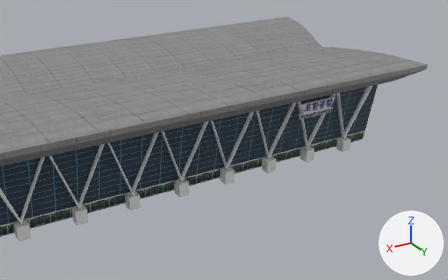
What one commit did to the glTF model PackageSources/Scenery/airport-rkth-pohang/modellib/terminal/terminal.gltf.
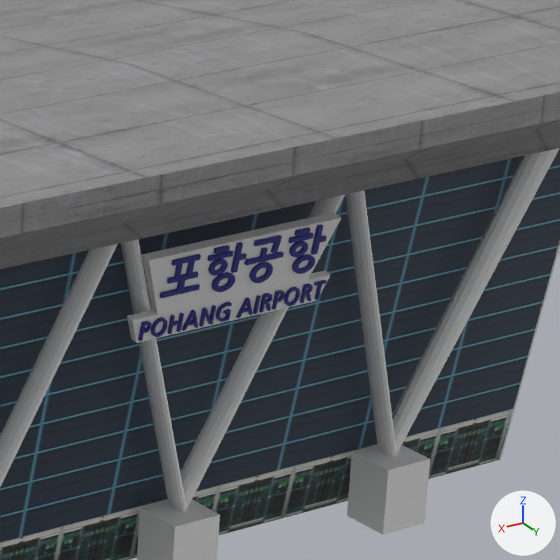
Old and new are each drawn from a 50 mm camera at (55.8, 159.0, 57.4) aimed at (-5.2, 57.3, 6.6) and again close up on the part from 62% to 83% of the width and 21% to 56% of the height. The axes (+X, +Y, +Z) are drawn at lower right. The lights are the same throughout. Where no turn or scale is listed for an object, it has been applied to the vertices.

Objects in the first close-up: 'ganpan_passenger', 'ganpan_passenger_eng', 'gapang_passenger_back', 'gate_jijidol.007', 'gate_jijidol.008', 'pasenger_jijibong', 'passenger_roof', 'passenger_terminal'.
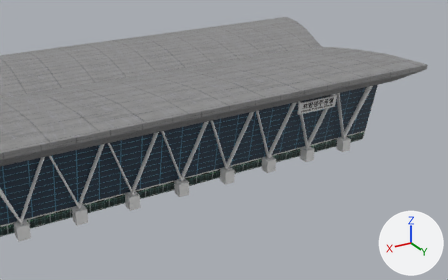
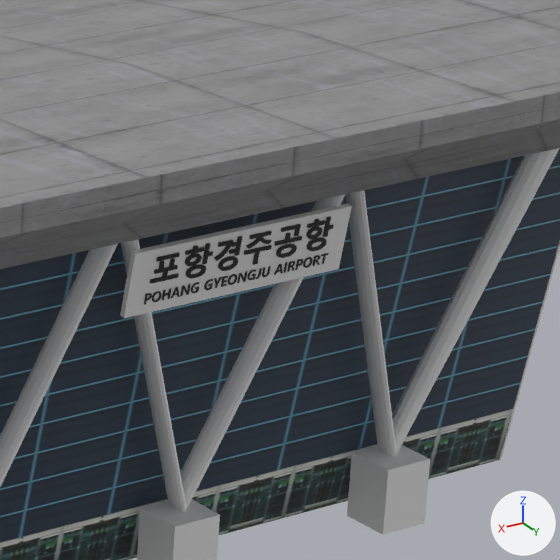
Commit message: update terminal ganpan

The edits, one by one:
Material 'black' (mat_black) is new.
Its base color is (0.0, 0.0, 0.0) (black #000000).
Mesh me_hangul_001 is new.
It has 3564 vertices, 7080 faces and spans x -8.35..-0.05, y -0.01..0.09, z -0.01..0.41.
It uses material mat_black (black #000000).
Mesh me_hangul is new.
It has 2454 vertices, 4860 faces and spans x -8.21..-0.09, y -0.05..0.24, z -0.12..1.18.
It uses material mat_black (black #000000).
Mesh me_cube_010 is new.
It is a box spanning x -1.0..1.0, y -1.0..1.0, z -1.0..1.0.
Object 'ganpan_passenger' (ob_ganpan_passenger) is deleted.
Object 'ganpan_passenger_eng' (ob_ganpan_passenger_eng) is deleted.
Object 'gapang_passenger_back' (ob_gapang_passenger_back) is deleted.
Object 'ganpan_english' (ob_ganpan_english) is new; it shows me_hangul_001.
Its location is (-19.09, 64.86, 12.41).
Object 'ganpan_hangul' (ob_ganpan_hangul) is new; it shows me_hangul.
Its location is (-19.17, 65.0, 13.18).
Object 'Cube' (ob_cube) is new; it shows me_cube_010.
Its location is (-23.27, 64.86, 13.29).
Its rotation in degrees is (10, 180, 0).
Its scale is (-4.89, -0.115, -1.3).

Pixel boxes (x1, y1, x2, y2) of what changed, in the close-ups (560 x 560 px):
'Cube', added
    after: (120, 204, 352, 318)
'gapang_passenger_back', deleted
    before: (127, 212, 341, 343)
'ganpan_passenger', deleted
    before: (160, 224, 327, 298)
'ganpan_hangul', added (black)
    after: (150, 216, 334, 284)
'ganpan_passenger_eng', deleted
    before: (138, 280, 327, 341)
'ganpan_english', added (black)
    after: (144, 253, 329, 305)
